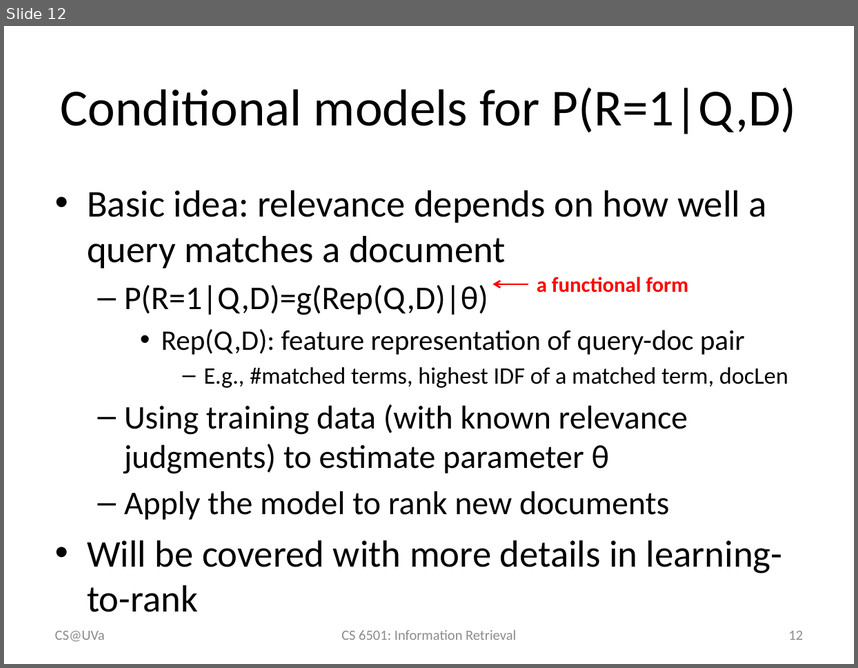
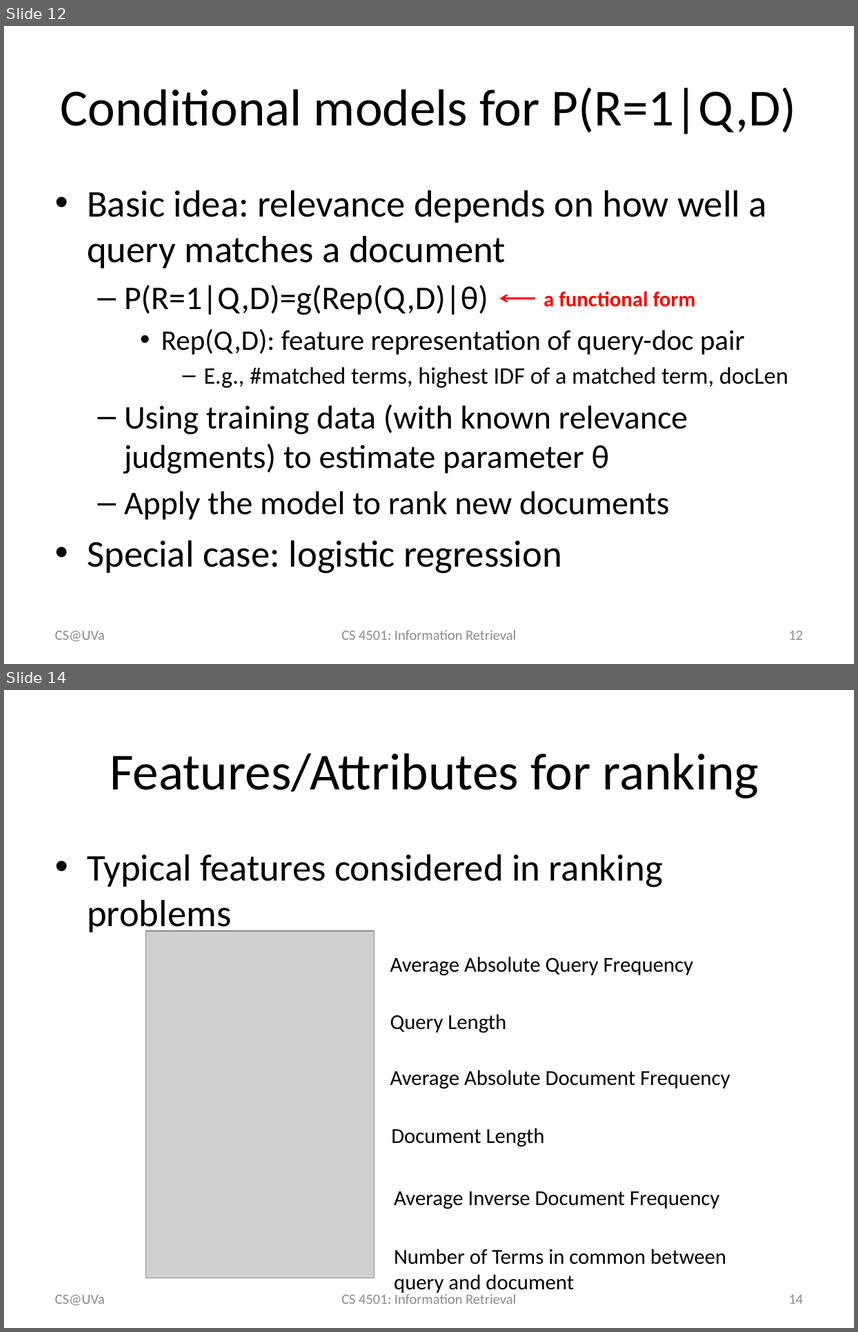
Before and after one commit to wang296/IR2015, a slide deck: docs/Probabilistic Ranking Principle.pptx. Shown one above the other, each under a label of ours: slide 12 before the commit, slides 12 and 14 after it; the slides between them are not shown. The pictures are 858x668 and 858x1332 pixels, drawn with LibreOffice and Linux fonts; fonts in the diff are those of the drawing; grey boxes stand for pictures. Boxes give left, top, right and bottom in pixels: in the first picture for what was removed or moved away, otherwise in the second. Text is boxed around its words. In the diff, an @@ line names an element or a change of style, - is before the commit and + after.

```diff
--- a/docs/Probabilistic Ranking Principle.pptx
+++ b/docs/Probabilistic Ranking Principle.pptx
@@ slide 14 added at <box>4,690,854,1328</box>, background #FFFFFF @@
@@ title added at <box>110,753,759,798</box>, 44 pt, text #000000 @@
+Features/Attributes for ranking
@@ text added at <box>87,854,663,935</box>, 32 pt, text #000000 @@
+• Typical features considered in ranking problems
@@ picture added at <box>146,931,375,1277</box> @@
@@ text added at <box>390,956,693,976</box>, 18 pt, text #000000 @@
+Average Absolute Query Frequency
@@ text added at <box>390,1014,506,1033</box>, 18 pt, text #000000 @@
+Query Length
@@ text added at <box>390,1069,730,1089</box>, 18 pt, text #000000 @@
+Average Absolute Document Frequency
@@ text added at <box>391,1127,545,1147</box>, 18 pt, text #000000 @@
+Document Length
@@ text added at <box>394,1191,720,1209</box>, 18 pt, text #000000 @@
+Average Inverse Document Frequency
@@ text added at <box>394,1248,726,1294</box>, 18 pt, text #000000 @@
+Number of Terms in common between query and document
@@ text added at <box>55,1294,105,1305</box>, 12 pt, text #8C8C8C @@
+CS@UVa
@@ text added at <box>341,1292,516,1303</box>, 12 pt, text #8C8C8C @@
+CS 4501: Information Retrieval
@@ page number added at <box>789,1294,803,1303</box>, 12 pt, text #8C8C8C @@
+14
@@ slide 12 changed as well @@
@@ text "a functional form": place and size @@
-text "a functional form" at <box>537,276,688,292</box>
+text "a functional form" at <box>544,291,696,307</box>
@@ arrow moved from (528, 285) - (493, 285) to (535, 298) - (499, 298) @@
@@ text at <box>87,540,562,573</box>: text changed @@
-• Will be covered with more details in learning-to-rank
+• Special case: logistic regression
@@ text at <box>341,630,516,639</box>: text changed @@
-CS 6501: Information Retrieval
+CS 4501: Information Retrieval
```
Also in this commit, not shown: 30 other slides changed, 4 other slides added, 4 other files.
